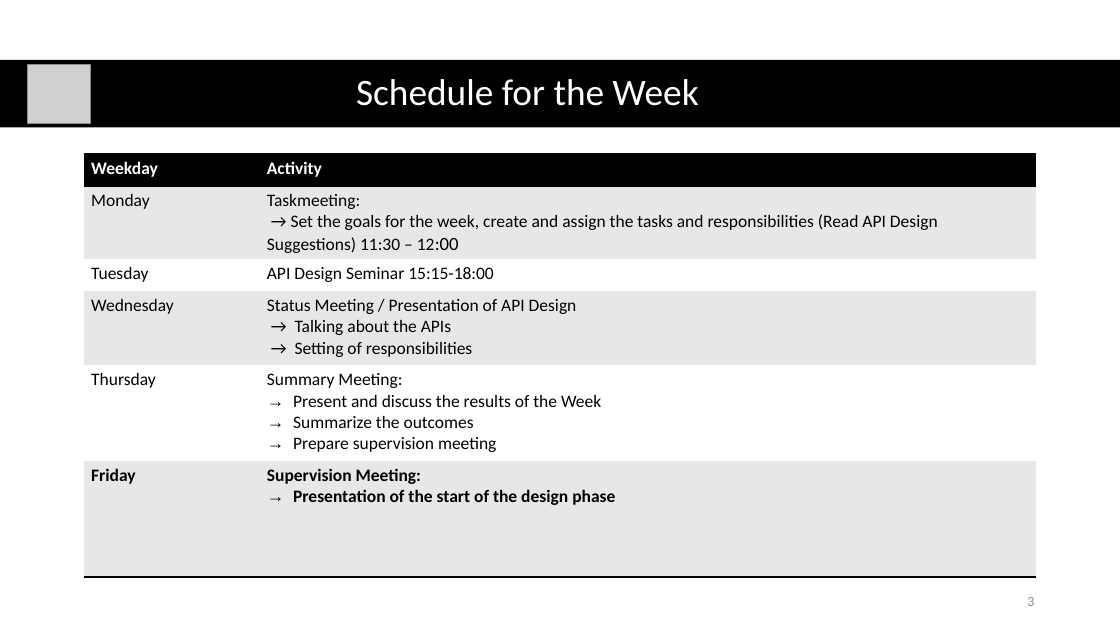
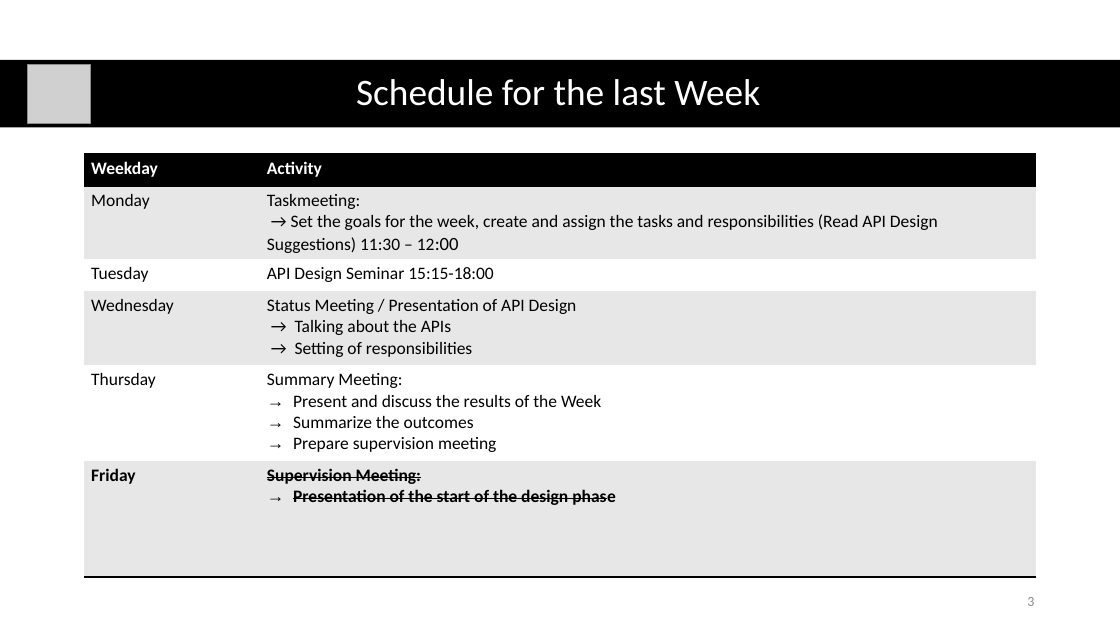
Before and after one commit to AymenNouidha/Rosa, a slide deck: slide 3 of 04_Presentations/01_Supervision_Meetings/03_Supervision_Meeting.pptx. Drawn at 1120x630 pixels with LibreOffice and Linux fonts; fonts in the diff are those of the drawing; grey boxes stand for pictures. Boxes give left, top, right and bottom in pixels: in the first picture for what was removed or moved away, otherwise in the second. Text is boxed around its words. In the diff, an @@ line names an element or a change of style, - is before the commit and + after.

```diff
--- a/04_Presentations/01_Supervision_Meetings/03_Supervision_Meeting.pptx
+++ b/04_Presentations/01_Supervision_Meetings/03_Supervision_Meeting.pptx
@@ title at [356,79,760,106]: text changed @@
-Schedule for the Week
+Schedule for the last Week
@@ table at [84,154,1037,576] @@
@@ strikethrough on in "Supervision Meeting:", "Presentation of the start of the design ..." @@
```
Also in this commit, not shown: 4 other slides changed, 2 slides added, 9 slides removed, 49 other files.
